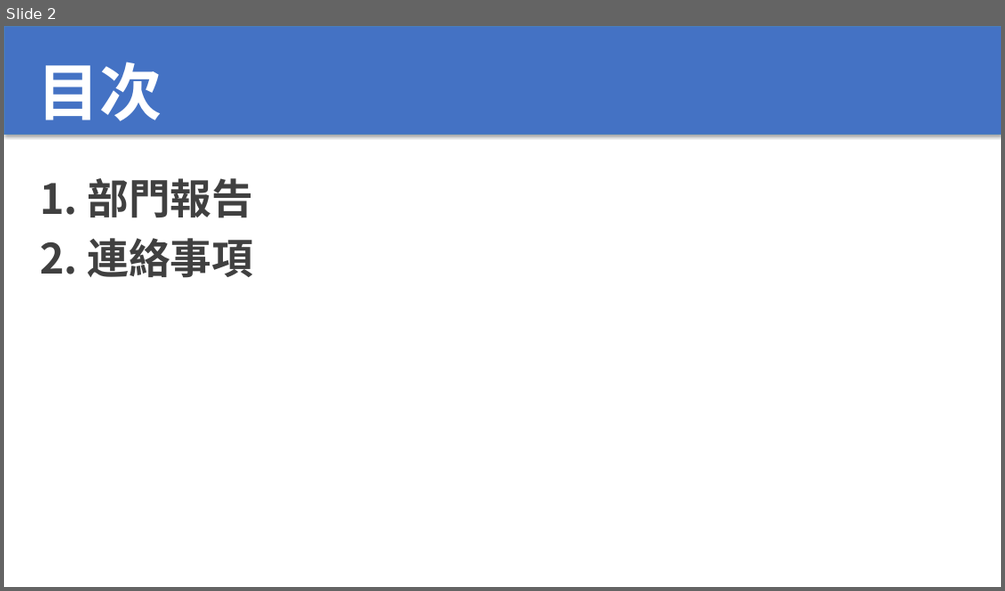
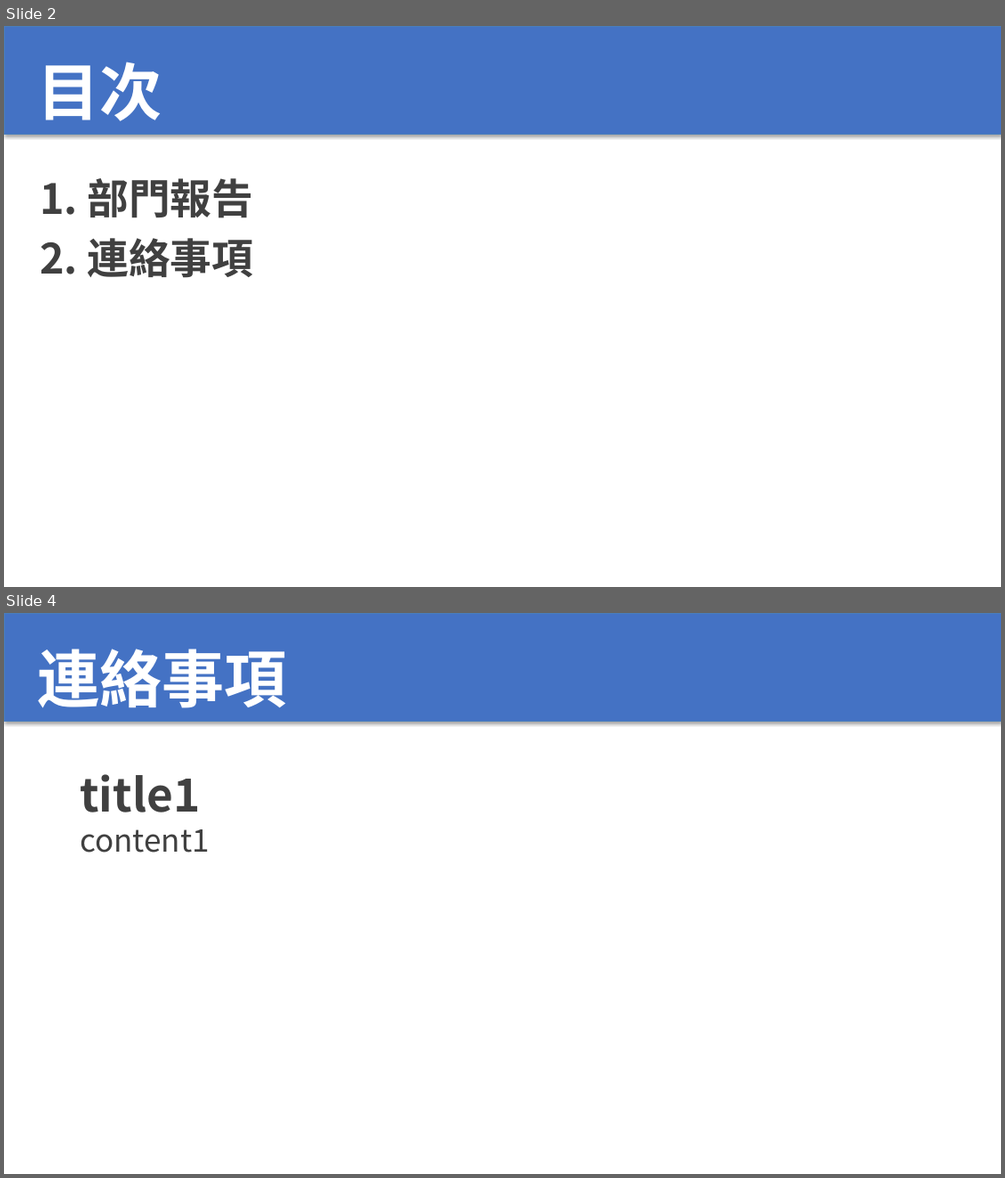
Before and after one commit to dakken205/pptx-maker, a slide deck: backend/outputs/output.pptx. Shown one above the other, each under a label of ours: slide 2 before the commit, slides 2 and 4 after it; the slides between them are not shown. The pictures are 1005x591 and 1005x1178 pixels, drawn with LibreOffice and Linux fonts; fonts in the diff are those of the drawing. Boxes give left, top, right and bottom in pixels: in the first picture for what was removed or moved away, otherwise in the second. Text is boxed around its words. In the diff, an @@ line names an element or a change of style, - is before the commit and + after.

```diff
--- a/backend/outputs/output.pptx
+++ b/backend/outputs/output.pptx
@@ slide 4 added at [4, 613, 1001, 1174], background #FFFFFF @@
@@ rectangle added at [4, 613, 1001, 722], fill #4472C4, outline #4B7EBC 0.75 pt @@
@@ text added at [38, 649, 287, 708], 60 pt, text #FFFFFF, bold @@
+連絡事項
@@ text added at [80, 774, 210, 852], 30 pt, text #404040 @@
+title1
+content1
```
Also in this commit, not shown: 1 slide changed, 1 other slide added, 8 other files.
